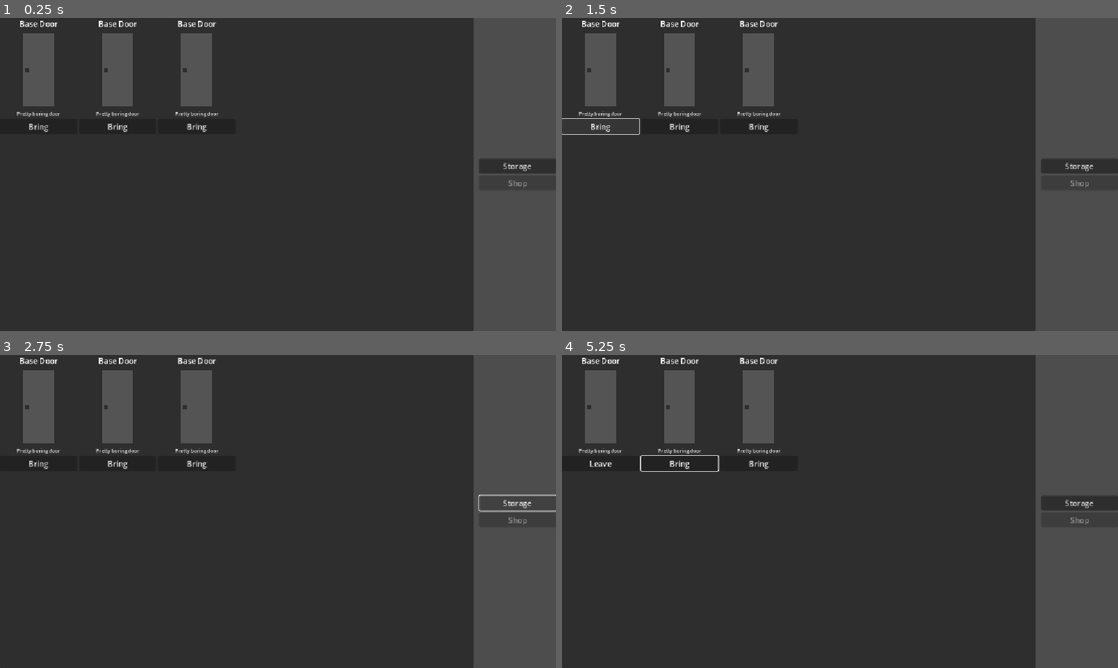
Above: before the commit, frames 1-4 (two rows, left to right).
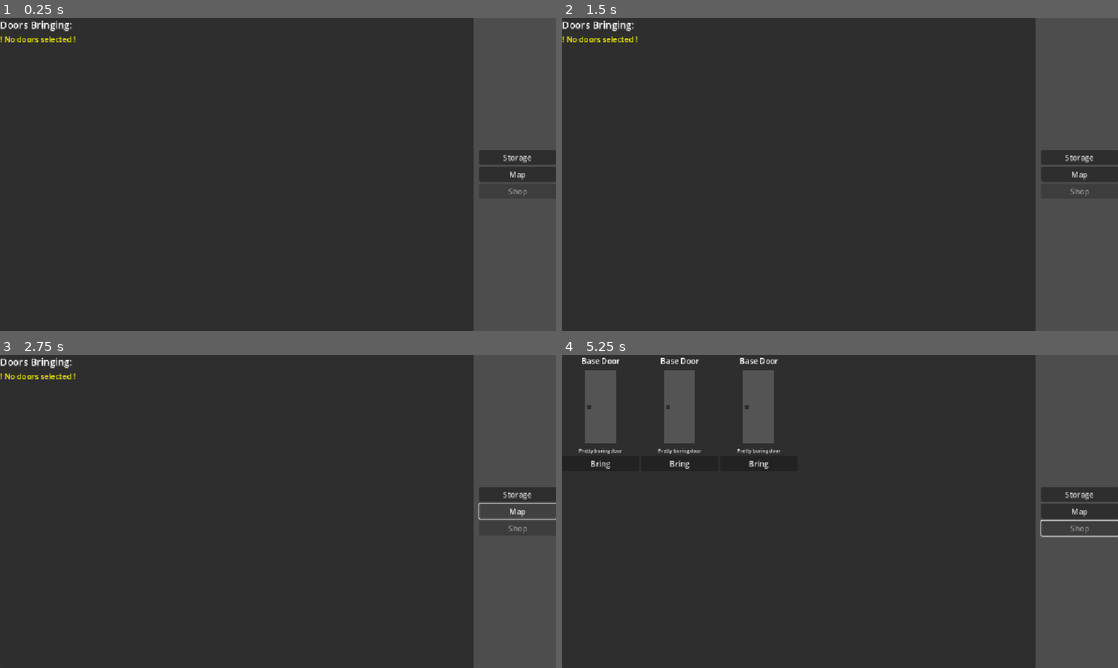
Above: after the commit, the same moments.

Repository: TheOmnipresence/DoorSalesman
Game: Godot game, scene res://Scenes/warehouse.tscn
The game is run twice, just before and just after one commit, with the same random seed, the same clock (stepped at 60 frames per second) and the same inputs. This scene is started directly instead of the project's main scene. The engine's default icon, where the game draws it, is replaced by a stand-in: a white triangle on a blue panel in a dark square.
Inputs (mouse positions are in pixels of both pictures, inside the frame that each line leads up to):
- Up to frame 1 (0.25 s): no input
- Up to frame 2 (1.5 s): click (600, 127) at 0.5 s, where only the run before the commit has a clickable "Bring"; click (600, 127) at 1.25 s, where only the run before the commit has a clickable "Leave"
- Up to frame 3 (2.75 s): click "Storage" (after the commit: "Map") at 2 s
- Up to frame 4 (5.25 s): click "Storage" at 2.75 s; tap Enter at 3.5, 5 s; move the mouse to (962, 495) at 3.52 s; hold Up 3.53-4.28 s; tap Tab at 3.6, 4.35, 5.1 s; click (962, 495) at 3.67 s; tap Space at 4.25 s; move the mouse to (728, 527) at 4.27 s; hold Down 4.28-5.03 s; move the mouse to (895, 442) at 5.02 s; hold Up from 5.03 s (still down)

The runs differ from the first frame. In frame 1, 5.3% of the frame differs, in the area x 0-100%, y 0-57%; in frame 2, 5.4%; in frame 3, 5.4%; in frame 4, 1.0%.

Commit message:
doors bringing

Diff:
--- a/Scenes/warehouse.tscn
+++ b/Scenes/warehouse.tscn
@@ -26,6 +26,7 @@
 size_flags_stretch_ratio = 6.0
 
 [node name="Storage" type="Control" parent="HSplitContainer/Tabs"]
+visible = false
 layout_mode = 1
 anchors_preset = 15
 anchor_right = 1.0
@@ -54,6 +55,32 @@
 layout_mode = 2
 columns = 6
 
+[node name="Map" type="Control" parent="HSplitContainer/Tabs"]
+layout_mode = 1
+anchors_preset = 15
+anchor_right = 1.0
+anchor_bottom = 1.0
+grow_horizontal = 2
+grow_vertical = 2
+
+[node name="Panel" type="Panel" parent="HSplitContainer/Tabs/Map"]
+layout_mode = 1
+anchors_preset = 15
+anchor_right = 1.0
+anchor_bottom = 1.0
+grow_horizontal = 2
+grow_vertical = 2
+
+[node name="BroughtDoors" type="VBoxContainer" parent="HSplitContainer/Tabs/Map"]
+layout_mode = 1
+offset_right = 120.0
+offset_bottom = 40.0
+
+[node name="Heading" type="Label" parent="HSplitContainer/Tabs/Map/BroughtDoors"]
+layout_mode = 2
+theme_override_font_sizes/font_size = 20
+text = "Doors Bringing:"
+
 [node name="TabButtons" type="VBoxContainer" parent="HSplitContainer"]
 layout_mode = 2
 size_flags_horizontal = 3
@@ -63,6 +90,10 @@
 layout_mode = 2
 text = "Storage"
 
+[node name="Map" type="Button" parent="HSplitContainer/TabButtons"]
+layout_mode = 2
+text = "Map"
+
 [node name="Shop" type="Button" parent="HSplitContainer/TabButtons"]
 layout_mode = 2
 disabled = true
--- a/Scripts/door.gd
+++ b/Scripts/door.gd
@@ -1,6 +1,6 @@
 extends VBoxContainer
 
-
+## The door resource associated with this node
 var door_res: Globals.Door = null
 
 
@@ -12,6 +12,7 @@
 	$TakeButton.disabled = len(Globals.truck_inventory) >= Globals.STORAGE_UPGRADES.truck[Globals.truck_storage_level].space and not $TakeButton.text == "Leave"
 
 
+## Updates the displayed info
 func update_info() -> void:
 	if door_res != null:
 		$Name.text = door_res.door_name
@@ -26,3 +27,4 @@
 	else:
 		$TakeButton.text = "Bring"
 		Globals.truck_inventory.erase(door_res)
+	Globals.update_brought_doors.emit()
--- a/Scripts/globals.gd
+++ b/Scripts/globals.gd
@@ -25,6 +25,8 @@
 
 @warning_ignore("unused_signal")
 signal update_doors
+@warning_ignore("unused_signal")
+signal update_brought_doors
 
 var all_doors: Array[Door] = [
 	Door.new("Base Door", "Pretty boring door", 20, 45)
--- a/Scripts/warehouse.gd
+++ b/Scripts/warehouse.gd
@@ -4,6 +4,9 @@
 func _ready() -> void:
 	for i in $HSplitContainer/TabButtons.get_children():
 		i.pressed.connect(set_current_tab.bind(str(i.name)))
+
+	Globals.update_brought_doors.connect(update_brought_doors)
+	update_brought_doors()
 
 	force_update_doors()
 
@@ -25,3 +28,27 @@
 
 	if $HSplitContainer/Tabs.has_node(tab_name):
 		$HSplitContainer/Tabs.get_node(tab_name).show()
+
+
+func update_brought_doors() -> void:
+	for i in $HSplitContainer/Tabs/Map/BroughtDoors.get_children():
+		if str(i.name) != "Heading":
+			i.queue_free()
+
+	for i in Globals.truck_inventory:
+		var node = Label.new()
+		node.text = i.door_name
+		$HSplitContainer/Tabs/Map/BroughtDoors.add_child(node)
+
+	if Globals.truck_inventory.is_empty() and not Globals.warehouse_inventory.is_empty():
+		$HSplitContainer/Tabs/Map/BroughtDoors.add_child(create_warning_label("! No doors selected !"))
+	elif len(Globals.truck_inventory) < Globals.STORAGE_UPGRADES.truck[Globals.truck_storage_level].space and len(Globals.warehouse_inventory) > len(Globals.truck_inventory):
+		$HSplitContainer/Tabs/Map/BroughtDoors.add_child(create_warning_label("! You can fit more doors !"))
+
+
+func create_warning_label(text: String) -> Label:
+	var node = Label.new()
+	node.text = text
+	node.label_settings = LabelSettings.new()
+	node.label_settings.font_color = Color.YELLOW
+	return node
